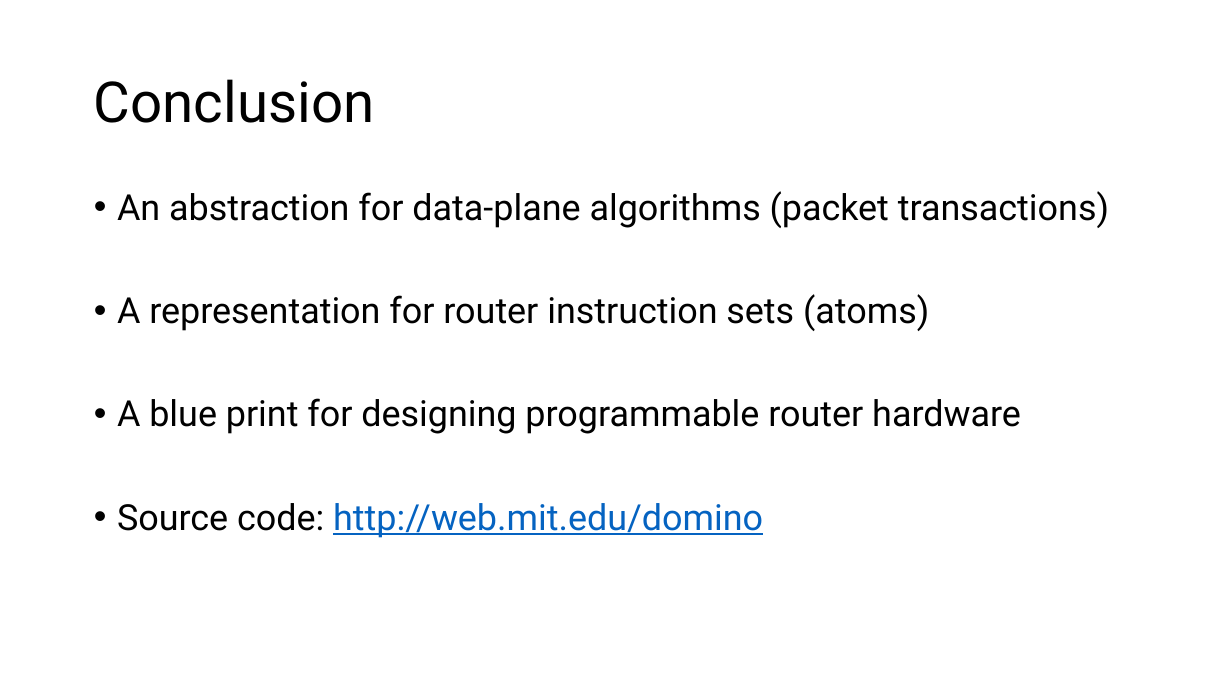
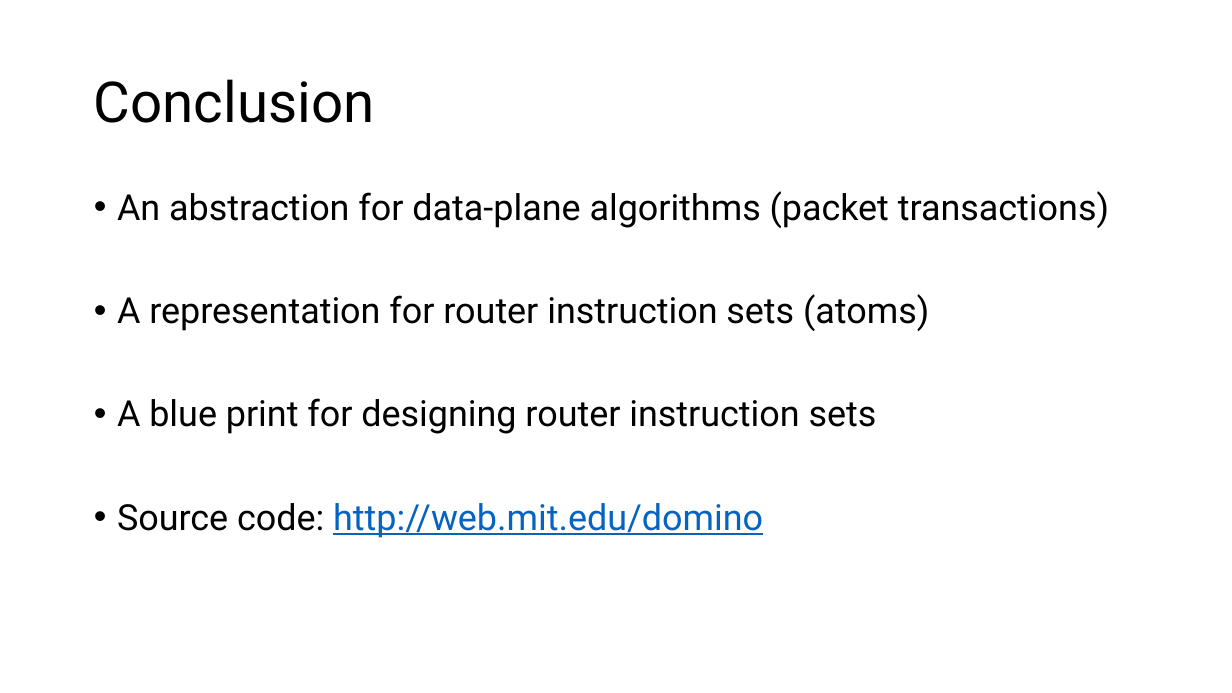
Before and after one commit to anirudhSK/pifo-domino-marple-ppts, a slide deck: slide 25 of domino_sigcomm.pptx. Drawn at 1232x693 pixels with LibreOffice and Linux fonts; fonts in the diff are those of the drawing. Boxes give left, top, right and bottom in pixels: in the first picture for what was removed or moved away, otherwise in the second. Text is boxed around its words. In the diff, an @@ line names an element or a change of style, - is before the commit and + after.

```diff
--- a/domino_sigcomm.pptx
+++ b/domino_sigcomm.pptx
@@ text at (x1=117, y1=398, x2=877, y2=434): text changed @@
-• A blue print for designing programmable router hardware
+• A blue print for designing router instruction sets
```
Also in this commit, not shown: 2 other slides changed.
